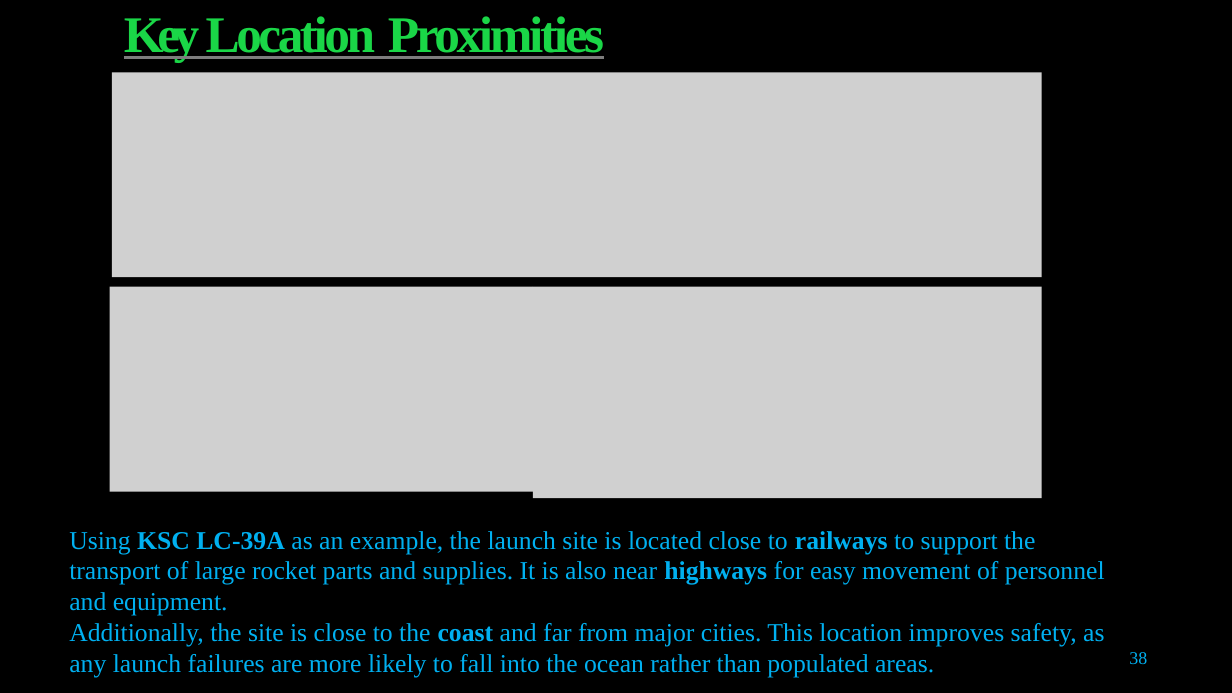
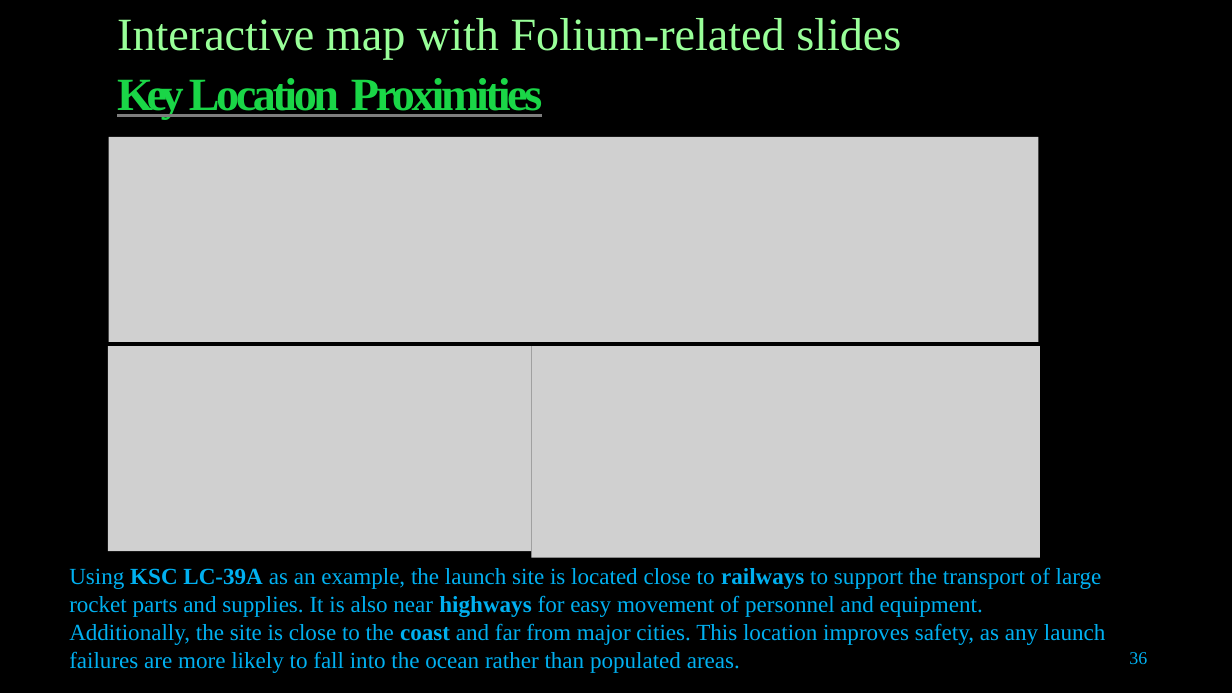
Before and after one commit to thayhiepth/Applied_Data_Science_Capstone, a slide deck: slide 36 of Data Science Capstone Project.pptx (slide 38 before the commit). Drawn at 1232x693 pixels with LibreOffice and Linux fonts; fonts in the diff are those of the drawing; grey boxes stand for pictures. Boxes give left, top, right and bottom in pixels: in the first picture for what was removed or moved away, otherwise in the second. Text is boxed around its words. In the diff, an @@ line names an element or a change of style, - is before the commit and + after.

```diff
--- a/Data Science Capstone Project.pptx
+++ b/Data Science Capstone Project.pptx
@@ title at [117, 18, 901, 119]: text changed; size 40 to 36 pt; text colour #1AD647 to #99FF99; bold off @@
-Key Location Proximities
+Interactive map with Folium-related slides
+Key Location Proximities
@@ picture: place and size @@
-picture at [112, 72, 1042, 277]
+picture at [109, 137, 1039, 342]
@@ picture: place and size @@
-picture at [110, 287, 533, 492]
+picture at [108, 347, 531, 552]
@@ picture: place and size @@
-picture at [533, 287, 1043, 498]
+picture at [531, 347, 1041, 558]
@@ text "Using KSC LC-39A as an ...": place and size @@
-text "Using KSC LC-39A as an ..." at [69, 531, 1105, 677]
+text "Using KSC LC-39A as an ..." at [69, 567, 1106, 673]
@@ text "Using KSC LC-39A as an ..." at [69, 567, 1106, 673]: size 20 to 18 pt @@
@@ page number at [1129, 652, 1147, 664]: text changed @@
-38
+36
```
Also in this commit, not shown: 36 other slides changed, 3 slides added, 4 slides removed, 1 other file.
